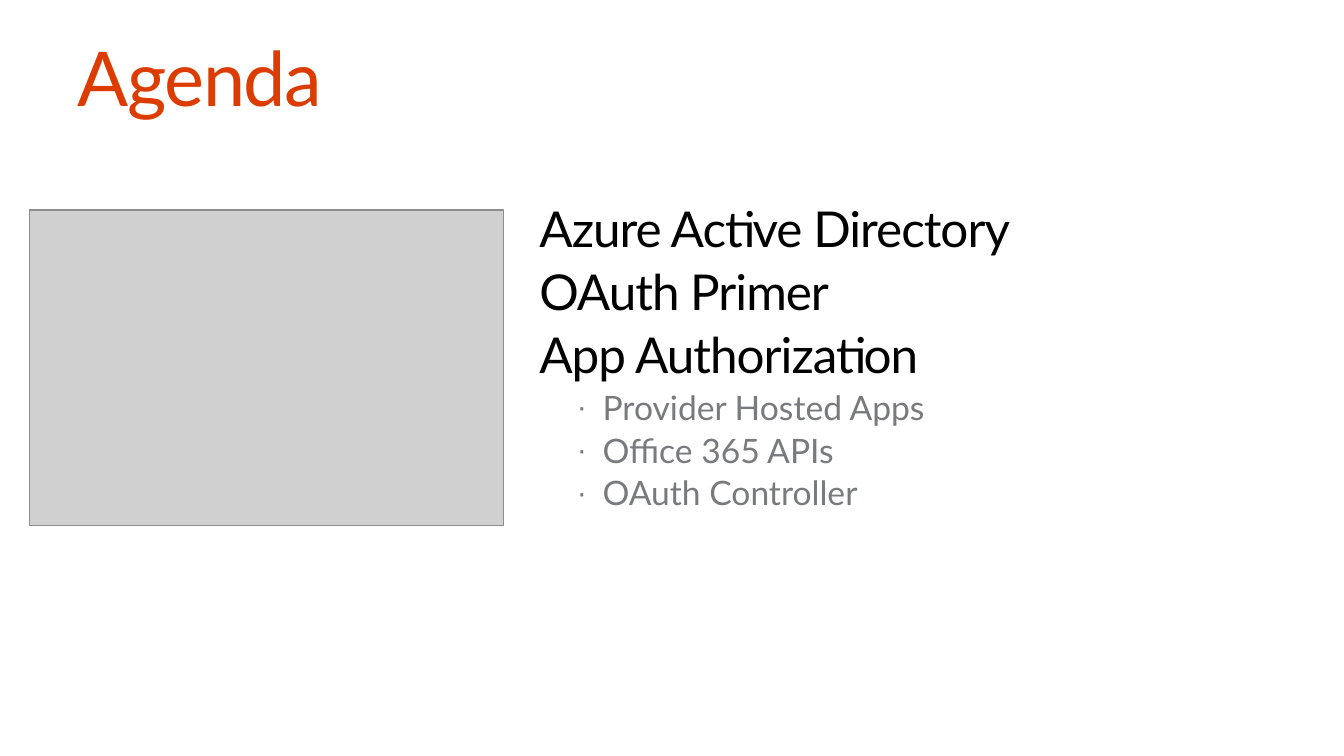
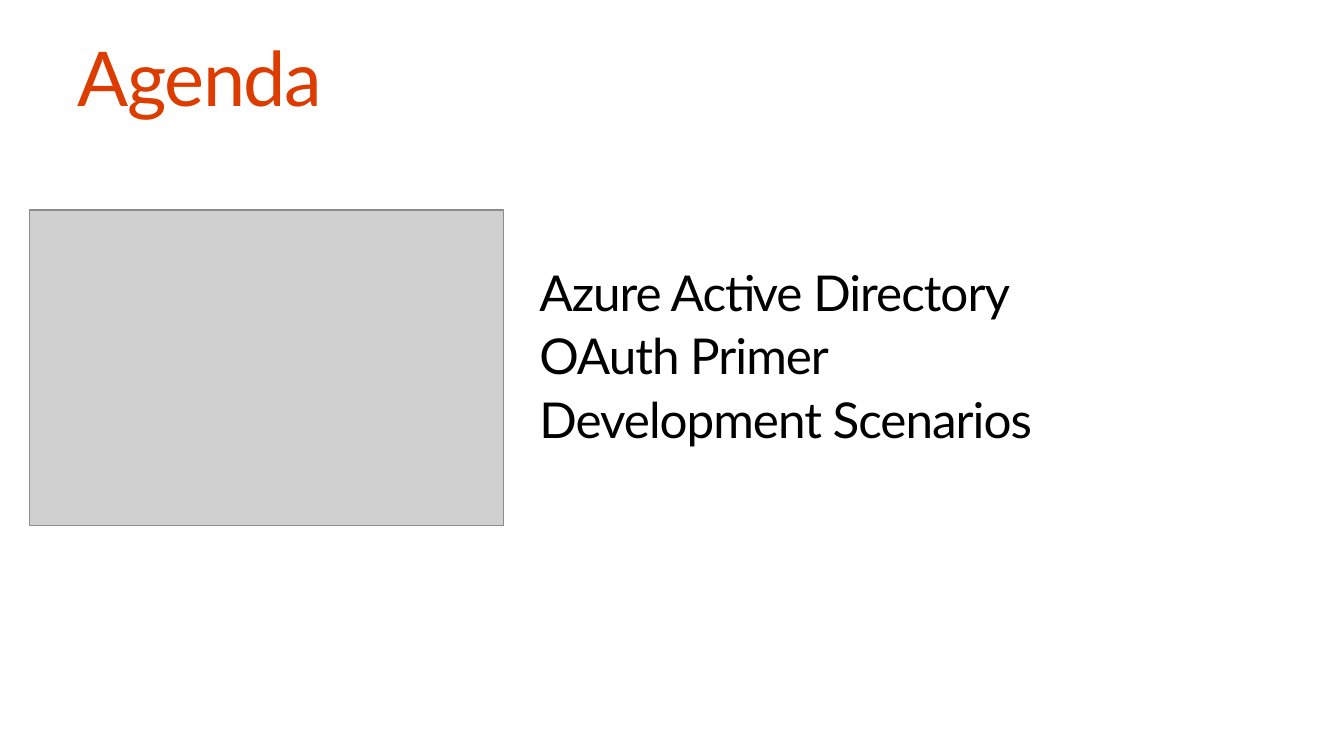
Before and after one commit to OfficeDev/TrainingContent, a slide deck: slide 4 of O3652-7 Deep Dive into Security and OAuth/O3652-7 Deep Dive into Security and OAuth.pptx. Drawn at 1344x756 pixels with LibreOffice and Linux fonts; fonts in the diff are those of the drawing; grey boxes stand for pictures. Boxes give left, top, right and bottom in pixels: in the first picture for what was removed or moved away, otherwise in the second. Text is boxed around its words. In the diff, an @@ line names an element or a change of style, - is before the commit and + after.

Commit message:
Presentation updated

```diff
--- a/O3652-7 Deep Dive into Security and OAuth/O3652-7 Deep Dive into Security and OAuth.pptx
+++ b/O3652-7 Deep Dive into Security and OAuth/O3652-7 Deep Dive into Security and OAuth.pptx
@@ text at (x1=539, y1=401, x2=1032, y2=447): text changed; size 24 to 35.3 pt; text colour #797A7D to #000000 @@
-App Authorization
-  · Provider Hosted Apps
-  · Office 365 APIs
-  · OAuth Controller
+Development Scenarios
```
Also in this commit, not shown: 12 other slides changed, 49 slides added, 13 slides removed.
